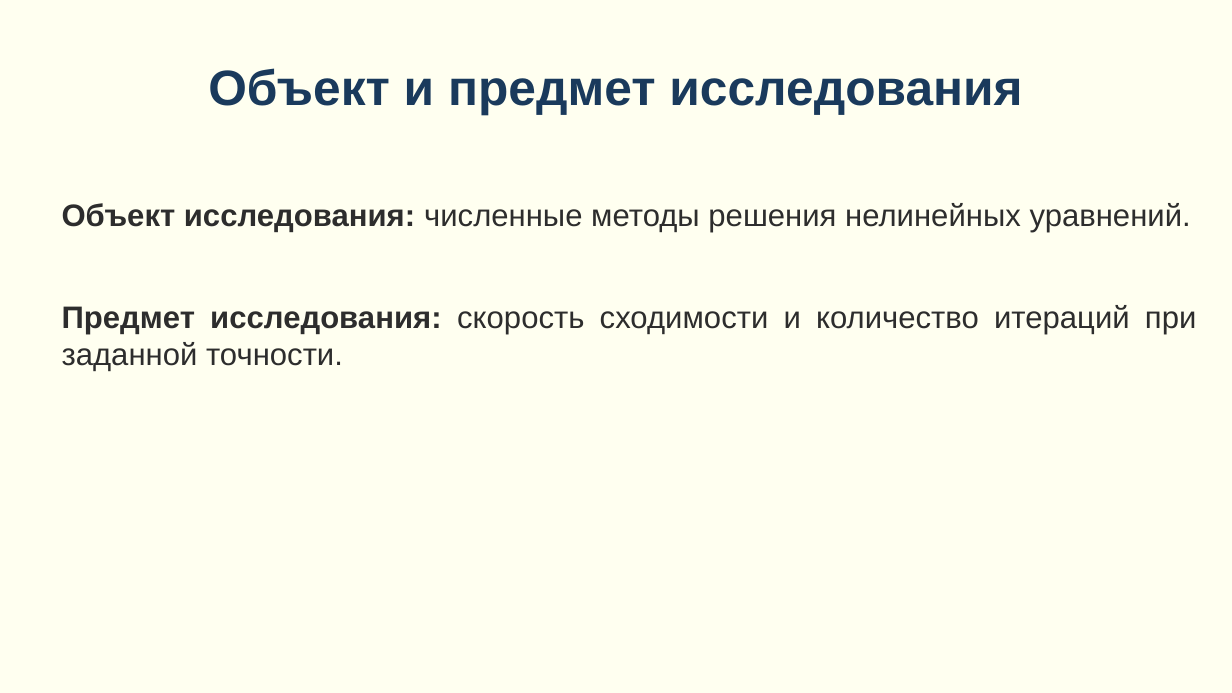
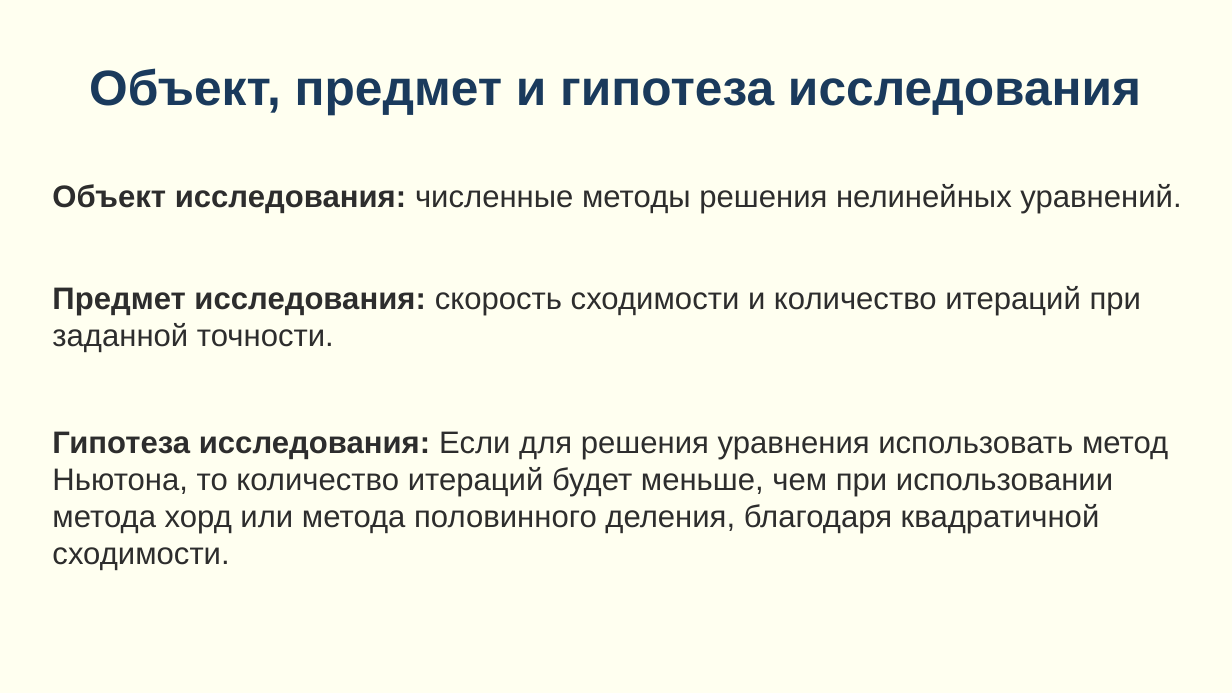
Before and after one commit to matveeu/Equation-solver, a slide deck: slide 4 of Презентация по проекту.pptx. Drawn at 1232x693 pixels with LibreOffice and Linux fonts; fonts in the diff are those of the drawing. Boxes give left, top, right and bottom in pixels: in the first picture for what was removed or moved away, otherwise in the second. Text is boxed around its words. In the diff, an @@ line names an element or a change of style, - is before the commit and + after.

```diff
--- a/Презентация по проекту.pptx
+++ b/Презентация по проекту.pptx
@@ title at [89, 68, 1141, 114]: text changed @@
-Объект и предмет исследования
+Объект, предмет и гипотеза исследования
@@ text "Объект исследования: численные методы решения ...": place and size @@
-text "Объект исследования: численные методы решения ..." at [62, 203, 1196, 371]
+text "Объект исследования: численные методы решения ..." at [52, 184, 1181, 570]
@@ text at [52, 184, 1181, 352]: alignment justified to left @@
@@ text at [52, 431, 1168, 570]: paragraph added @@
+Гипотеза исследования: Если для решения уравнения использовать метод Ньютона, то количество итераций будет меньше, чем при использовании метода хорд или метода половинного деления, благодаря квадратичной сходимости.
```
Also in this commit, not shown: 8 other slides changed.
